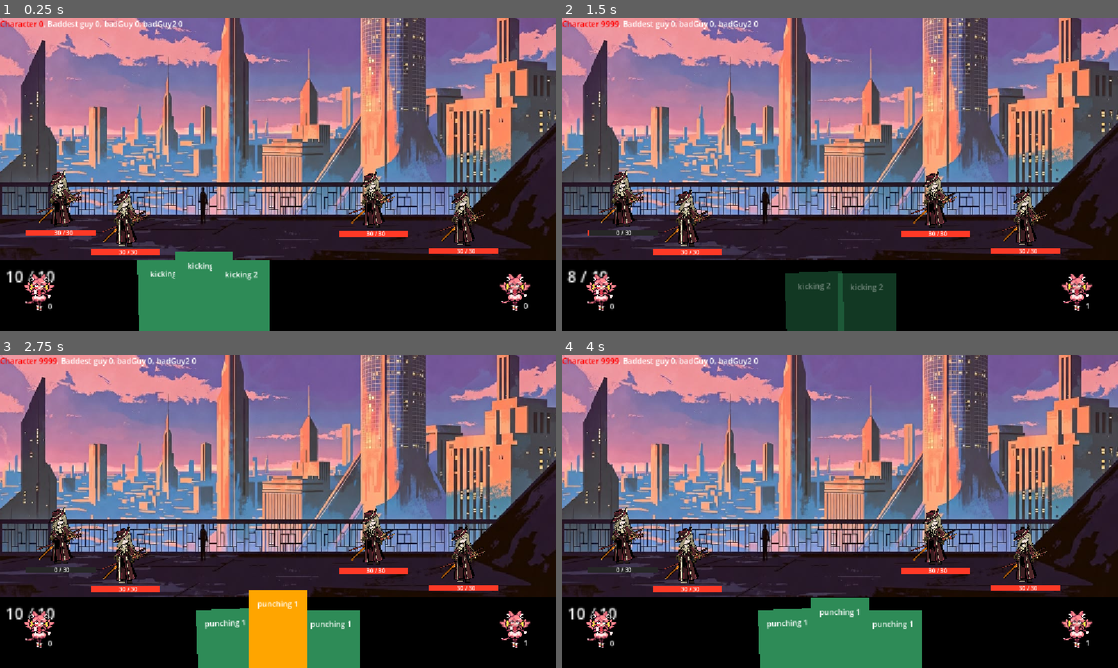
Above: before the commit, frames 1-4 (two rows, left to right).
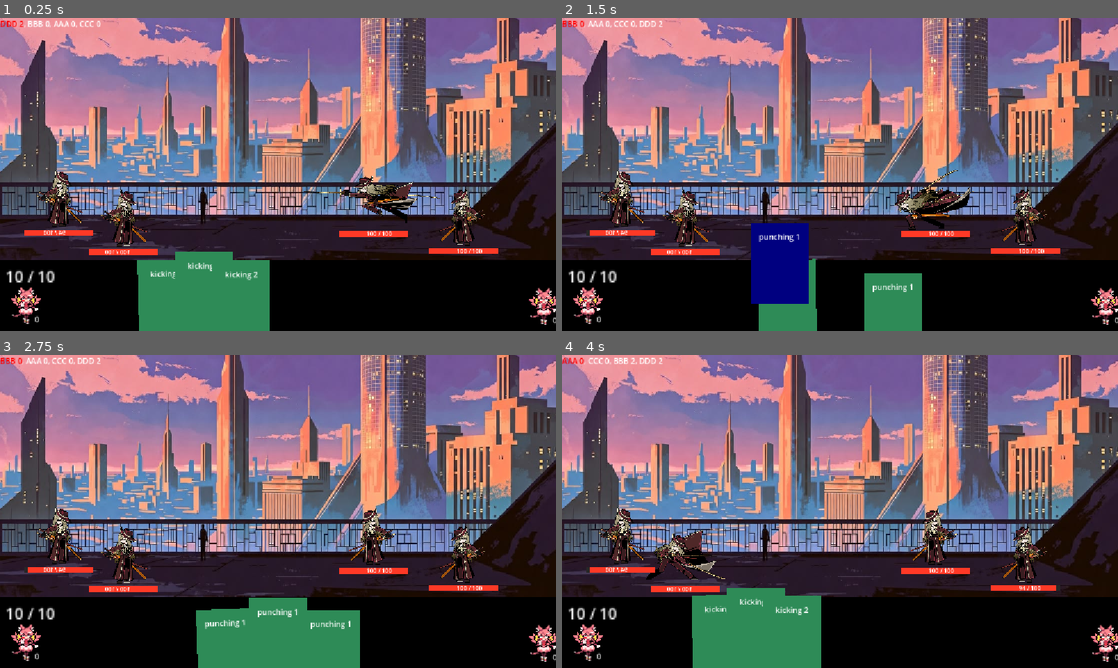
Above: after the commit, the same moments.

Repository: mewmewmyagic/card-game-main
Game: Godot game, scene res://scenes/battle/BatttleScene.tscn
Two runs of this game, one before a commit and one after it. Both use one fixed random seed, a clock stepped at 60 frames per second and the inputs below.
Inputs (mouse positions are in pixels of both pictures, inside the frame that each line leads up to):
- Up to frame 1 (0.25 s): no input
- Up to frame 2 (1.5 s): drag from (789, 312) to (623, 199) at 0.52 s; drag from (823, 309) to (623, 199) at 1.27 s
- Up to frame 3 (2.75 s): move the mouse to (278, 639) at 2.02 s; press the mouse at (278, 639) at 2.03 s
- Up to frame 4 (4 s): release the mouse at (840, 639) at 2.75 s; tap Enter at 2.75 s; drag from (895, 649) to (1023, 555) at 2.77 s; move the mouse to (1006, 558) at 3.52 s; press the mouse at (1006, 558) at 3.53 s

The runs differ from the first frame. In frame 1, 4.5% of the frame differs, in the area x 0-100%, y 0-98%; in frame 2, 12%, in the area x 0-100%, y 0-100%; in frame 3, 6.5%; in frame 4, 12%.

Commit message:
simple animation
i hope im smart enough to add project moon style bs but ill put it on hold

Diff:
--- a/Scripts/battle/battle_state.gd
+++ b/Scripts/battle/battle_state.gd
@@ -29,7 +29,7 @@
 	EventBus.card_play_requested.connect(card_play_resolver._on_player_card_play_requested)
 
 func all_combatants() -> Array[Combatant]:
-	return allies + enemies
+	return enemies + allies
 
 func opposing_team(c: Combatant) -> Array[Combatant]:
 	if c in allies:
--- a/Scripts/battle/battle_ui.gd
+++ b/Scripts/battle/battle_ui.gd
@@ -8,20 +8,32 @@
 @export var draw_pile_ui: CardPileUI
 @export var discard_pile_ui: CardPileUI
 
+#change this shit so when its enemies turn (actually, more like when its playing
+#an animation it doesnt show the ui, ala limbus
 func _ready() -> void:
-	var first_ally := battle_state.allies[0]
-	the_hand_ui.bind(first_ally.hand_pile, battle_state.card_play_resolver, battle_state.allies[0])
-	stamina_ui.bind(first_ally.stats)
+	# BattleState._ready() has already run by this point (it's earlier in the
+	# scene tree), which means turn_manager.start_round() already picked the
+	# real first combatant. Read it instead of guessing allies[0] — with a
+	# tied recovery_time=0 start, the sort has no reason to favor allies[0].
+	var starting_combatant := battle_state.turn_manager.current_turn
+	if starting_combatant == null or starting_combatant.ai_behavior != null:
+		# First turn belongs to an AI (or something went wrong) — nothing's
+		# playable yet either way, so any ally is a fine placeholder until
+		# _on_different_ally_turn_started rebinds to whoever's really up.
+		starting_combatant = battle_state.allies[0]
+
+	the_hand_ui.bind(starting_combatant.hand_pile, battle_state.card_play_resolver, starting_combatant)
+	stamina_ui.bind(starting_combatant.stats)
 	turn_ui.bind(battle_state.turn_manager)
-	draw_pile_ui.bind(first_ally.draw_pile)
-	discard_pile_ui.bind(first_ally.discard_pile)
-	# BattleUI._ready() — confirm these two lines exist:
+	draw_pile_ui.bind(starting_combatant.draw_pile)
+	discard_pile_ui.bind(starting_combatant.discard_pile)
+
 	battle_state.turn_manager.turn_started.connect(func(_c): the_hand_ui._update_interactability_ui())
 	battle_state.turn_manager.turn_ended.connect(func(_c): the_hand_ui._update_interactability_ui())
 	battle_state.turn_manager.turn_started.connect(_on_different_ally_turn_started)
 
 func _on_different_ally_turn_started(combatant: Combatant) -> void:
-	if combatant.ai_behavior != null: #if it already has ai
+	if combatant.ai_behavior != null:
 		return
 	the_hand_ui.bind(combatant.hand_pile, battle_state.card_play_resolver, combatant)
 	stamina_ui.bind(combatant.stats)
--- a/Scripts/card/card_pile/card_piles_ui.gd
+++ b/Scripts/card/card_pile/card_piles_ui.gd
@@ -4,12 +4,21 @@
 @onready var label: Label  = $CardAmmount
 var pile: CardPile
 func bind(cardPile: CardPile) -> void:
+	unbind()
 	pile = cardPile
 	pile.card_pile_size_changed.connect(_on_pile_size_changed)
 	_refresh()
+
+func unbind() -> void:
+	if pile and pile.card_pile_size_changed.is_connected(_on_pile_size_changed):
+		pile.card_pile_size_changed.disconnect(_on_pile_size_changed)
+	pile = null
 
 func _on_pile_size_changed(_count: int) -> void:
 	_refresh()
 
 func _refresh() -> void:
+	if pile == null:
+		print("card pile null in pile ui")
+		return
 	label.text = str(pile.cards.size())
--- a/Scripts/combatant/combatant.gd
+++ b/Scripts/combatant/combatant.gd
@@ -14,7 +14,8 @@
 
 @export var battle_state: BattleState
 
-@onready var sprite_2d: Sprite2D = $Sprite2D
+@export var appearance: CombatantSpriteResource
+@onready var sprite_2d: CombatantSpritePlayer = $AnimatedSprite2D
 
 @onready var stats_ui: CombatantStatsUI = $StatsUI as CombatantStatsUI
 
@@ -29,6 +30,7 @@
 	is_active_turn = false
 
 func _ready() -> void:
+	sprite_2d.bind(appearance)
 	build_deck()
 	stats = stats.create_instance()
 	stats.stats_changed.connect(_on_stats_changed)
@@ -114,6 +116,11 @@
 	im_dead.emit(self)
 
 
+func play_card_animation(card: Card) -> void:
+	if appearance == null or sprite_2d == null:
+		return
+	sprite_2d.play_animation(appearance.get_animation_for_card(card.card_name))
+
 #TODO i dont want this here bruh
 func take_ai_turn(battle: BattleState) -> void:
 	if ai_behavior == null:
--- a/Scripts/combatant/stats_combatant.gd
+++ b/Scripts/combatant/stats_combatant.gd
@@ -2,7 +2,7 @@
 class_name CombatantStats
 
 signal stamina_changed(new_stamina: int)
-
+signal recov_time_changed
 @export var cards_per_turn: int
 @export var max_stamina: int
 
@@ -23,6 +23,7 @@
 
 func set_recovery_time(value: int) -> void:
 	recovery_time += value
+	recov_time_changed.emit()
 	stats_changed.emit()
 
 func reset_recovery_time() -> void:
--- a/Scripts/combatant_characters/tourist/tourist.tres
+++ b/Scripts/combatant_characters/tourist/tourist.tres
@@ -5,5 +5,5 @@
 [resource]
 script = ExtResource("1_r7yem")
 max_stamina = 10
-max_health = 30
+max_health = 100
 metadata/_custom_type_script = "uid://nbbhc701n0jf"
--- a/Scripts/resolvers/card_play_resolver.gd
+++ b/Scripts/resolvers/card_play_resolver.gd
@@ -27,7 +27,7 @@
 		return false
 
 	context.source.stats.stamina -= context.card.stamina_cost
-
+	context.source.play_card_animation(context.card)
 
 	for effect in context.card.effects:
 		effect.execute(context)
--- a/Scripts/turnrelated/turn_manager.gd
+++ b/Scripts/turnrelated/turn_manager.gd
@@ -11,10 +11,12 @@
 var combatants: Array[Combatant] = []
 var current_turn: Combatant
 
+#currently, since round sort round directly sorts the combatants array,
 func start_round(new_combatants: Array[Combatant]) -> void:
 	combatants = new_combatants.duplicate()
-
+	combatants.shuffle()
 	for c in combatants:
+		print(c.name)
 		c.stats.reset_recovery_time()
 		c.stats.reset_stamina()
 		c.stats.reset_shield()
@@ -26,6 +28,18 @@
 func end_round() -> void:
 	print("DONE")
 	start_round(combatants)
+
+func start_turn() -> void:
+	_sort_combatant()
+	current_turn = _next_combatant()
+	current_turn._on_self_turn_started()
+
+	#for c in _active_combatants():
+		#c.stats.recovery_time -= current_turn.stats.recovery_time #this stops the recov time from diverging
+	turn_started.emit(current_turn)
+
+	if current_turn.ai_behavior:
+		current_turn.take_ai_turn(battle)
 
 func end_turn(recovery_cost: int) -> void:
 	current_turn._on_self_turn_ended()
@@ -41,26 +55,16 @@
 
 	start_turn()
 
-func start_turn() -> void:
-	current_turn = _next_combatant()
-	current_turn._on_self_turn_started()
-
-	#for c in _active_combatants():
-		#c.stats.recovery_time -= current_turn.stats.recovery_time #this stops the recov time from diverging
-	turn_started.emit(current_turn)
-
-	if current_turn.ai_behavior:
-		current_turn.take_ai_turn(battle)
-
 func _active_combatants() -> Array[Combatant]:
 	return combatants.filter(func(c): return c.can_take_turn())
 
 func _next_combatant() -> Combatant:
-	var best: Combatant = null
-	for c in _active_combatants():
-		if best == null or c.stats.recovery_time < best.stats.recovery_time:
-			best = c
-	return best
+	return _active_combatants()[0]
+
+func _sort_combatant() -> void:
+	combatants.sort_custom(func(a, b): return a.stats.recovery_time < b.stats.recovery_time)
+#func _on_recov_time_changed() -> void:
+	#combatants.sort_custom(func(a, b): return a.stats.recovery_time < b.stats.recovery_time)
 
 func _round_over() -> bool:
 	return _active_combatants().is_empty()
--- a/Scripts/turnrelated/turn_ui.gd
+++ b/Scripts/turnrelated/turn_ui.gd
@@ -4,6 +4,8 @@
 @onready var label: RichTextLabel = $Label
 var turns: Array[Combatant] = []
 var turn_manager: TurnManager
+@export var combatant_turn_icon: PackedScene
+
 func bind(turnManager: TurnManager):
 	turn_manager = turnManager
 	turn_manager.turn_started.connect(func(_c): _refresh())
@@ -14,15 +16,16 @@
 func _refresh() -> void:
 	label.bbcode_enabled = true
 	var parts: PackedStringArray = []
-	turns = turn_manager.combatants.duplicate()
+
+	var ordered := turn_manager.combatants.duplicate()
+
 	var i = 0
-	for combatant in turns:
+	for combatant in ordered:
 		if i == 0:
 			parts.append("[color=red]%s %s[/color]" % [combatant.name, combatant.stats.recovery_time])
 		else:
 			parts.append("%s %s" % [combatant.name, combatant.stats.recovery_time])
 		i += 1
 
-
 	#label.clear()
 	label.text = ", ".join(parts)
--- /dev/null
+++ b/bird_sprite_frames.tres
@@ -0,0 +1,50 @@
+[gd_resource type="SpriteFrames" format=3 uid="uid://druu3xurtnyka"]
+
+[ext_resource type="Texture2D" uid="uid://cmcoc2wqk5dvl" path="res://Textures/skill2_2.png" id="2_lqe6o"]
+[ext_resource type="Texture2D" uid="uid://5yx5q4jfn62t" path="res://Textures/skill2_3-5.png" id="3_er707"]
+[ext_resource type="Texture2D" uid="uid://0o3py4pcew0w" path="res://Textures/skill2_4-6.png" id="4_fonut"]
+[ext_resource type="Texture2D" uid="uid://wdy37o2hpyro" path="res://Textures/skill2_7.png" id="5_osina"]
+[ext_resource type="Texture2D" uid="uid://b5m5ry1nfbna" path="res://Textures/skill2_8.png" id="6_0yn1f"]
+[ext_resource type="Texture2D" uid="uid://dr7w7j7nwdsvn" path="res://Textures/skill2_9.png" id="7_rq5b1"]
+[ext_resource type="Texture2D" uid="uid://c88umxyyirnvu" path="res://Textures/skill2_10.png" id="8_qk80h"]
+[ext_resource type="Texture2D" uid="uid://4va4d6a231f8" path="res://Textures/skill2_11.png" id="9_8qevs"]
+
+[resource]
+animations = [{
+"frames": [{
+"duration": 1.0,
+"texture": ExtResource("2_lqe6o")
+}],
+"loop": 1,
+"name": &"idle",
+"speed": 5.0
+}, {
+"frames": [{
+"duration": 1.0,
+"texture": ExtResource("2_lqe6o")
+}, {
+"duration": 1.0,
+"texture": ExtResource("3_er707")
+}, {
+"duration": 1.0,
+"texture": ExtResource("4_fonut")
+}, {
+"duration": 1.0,
+"texture": ExtResource("5_osina")
+}, {
+"duration": 1.0,
+"texture": ExtResource("6_0yn1f")
+}, {
+"duration": 1.0,
+"texture": ExtResource("7_rq5b1")
+}, {
+"duration": 1.0,
+"texture": ExtResource("8_qk80h")
+}, {
+"duration": 1.0,
+"texture": ExtResource("9_8qevs")
+}],
+"loop": 0,
+"name": &"punching_anim",
+"speed": 5.0
+}]
--- /dev/null
+++ b/bird_sprite_resource.tres
@@ -0,0 +1,12 @@
+[gd_resource type="Resource" script_class="CombatantSpriteResource" format=3 uid="uid://cycsu5deravq5"]
+
+[ext_resource type="Script" uid="uid://b16ta6atwgotx" path="res://combatant_sprite_resource.gd" id="1_5wkxq"]
+[ext_resource type="SpriteFrames" uid="uid://druu3xurtnyka" path="res://bird_sprite_frames.tres" id="2_5wkxq"]
+
+[resource]
+script = ExtResource("1_5wkxq")
+sprite_frames = ExtResource("2_5wkxq")
+card_animations = {
+"punching": "punching_anim"
+}
+metadata/_custom_type_script = "uid://b16ta6atwgotx"
--- /dev/null
+++ b/combatant_sprite_player.gd
@@ -0,0 +1,24 @@
+# combatant_visual.gd
+extends AnimatedSprite2D
+class_name CombatantSpritePlayer
+
+var _default_animation: String = "idle"
+
+func bind(appearance: CombatantSpriteResource) -> void:
+	sprite_frames = appearance.sprite_frames
+	_default_animation = appearance.default_animation
+	animation_finished.connect(_on_animation_finished)
+	play(_default_animation)
+
+func play_animation(anim_name: String) -> void:
+	if sprite_frames and sprite_frames.has_animation(anim_name):
+		play(anim_name)
+	else:
+		play(_default_animation)
+
+func _on_animation_finished() -> void:
+	if animation == _default_animation:
+		return
+	if sprite_frames.get_animation_loop(animation):
+		return
+	play(_default_animation)
--- /dev/null
+++ b/combatant_sprite_resource.gd
@@ -0,0 +1,10 @@
+# combatant_appearance.gd
+class_name CombatantSpriteResource
+extends Resource
+
+@export var sprite_frames: SpriteFrames
+@export var default_animation: String = "idle"
+@export var card_animations: Dictionary = {} #key: card_name, value: animation_name
+
+func get_animation_for_card(card_name: String) -> String:
+	return card_animations.get(card_name, default_animation)
--- a/scenes/battle/BatttleScene.tscn
+++ b/scenes/battle/BatttleScene.tscn
@@ -11,6 +11,7 @@
 [ext_resource type="Script" uid="uid://yt5bgjthmi7b" path="res://Scripts/battle/battle_state.gd" id="6_q34gv"]
 [ext_resource type="Script" uid="uid://dwtw5u7l8uiv5" path="res://Scripts/card/card.gd" id="8_1u6w6"]
 [ext_resource type="Script" uid="uid://b5myvxmry6cml" path="res://Scripts/combatant_enemy/first_playable_card.gd" id="8_emfdx"]
+[ext_resource type="Resource" uid="uid://cycsu5deravq5" path="res://bird_sprite_resource.tres" id="9_2jvsm"]
 [ext_resource type="Resource" uid="uid://bwe20136aixtf" path="res://Scripts/combatant_characters/tourist/touristcards/tourist_cards/tourist_starting_deck.tres" id="10_e5few"]
 [ext_resource type="Resource" uid="uid://cfswdv2qxwe88" path="res://Scripts/combatant_characters/thug/thug_starting_deck.tres" id="10_t387n"]
 [ext_resource type="Script" uid="uid://b7gxswfche1cy" path="res://Scripts/card/card_pile/card_pile.gd" id="11_4f3f8"]
@@ -76,14 +77,14 @@
 
 [node name="BattleState" type="Node" parent="." unique_id=430576926 node_paths=PackedStringArray("allies", "enemies") groups=["battle_state"]]
 script = ExtResource("6_q34gv")
-allies = [NodePath("Character"), NodePath("Baddest guy")]
-enemies = [NodePath("badGuy"), NodePath("badGuy2")]
+allies = [NodePath("AAA"), NodePath("BBB")]
+enemies = [NodePath("CCC"), NodePath("DDD")]
 next_scene = ExtResource("3_t387n")
 metadata/_custom_type_script = "uid://yt5bgjthmi7b"
 
-[node name="Character" parent="BattleState" unique_id=1903320986 node_paths=PackedStringArray("battle_state") instance=ExtResource("4_0yjdt")]
+[node name="AAA" parent="BattleState" unique_id=1903320986 node_paths=PackedStringArray("battle_state") instance=ExtResource("4_0yjdt")]
 position = Vector2(124, 374)
-scale = Vector2(0.5, 0.5)
+scale = Vector2(-0.5, 0.5)
 stats = ExtResource("6_hvhqn")
 myname = "goodguy"
 starting_deck = ExtResource("5_17srr")
@@ -91,8 +92,9 @@
 discard_pile = SubResource("Resource_4f3f8")
 hand_pile = SubResource("Resource_c62f8")
 battle_state = NodePath("..")
+appearance = ExtResource("9_2jvsm")
 
-[node name="badGuy" parent="BattleState" unique_id=1047957331 node_paths=PackedStringArray("battle_state") instance=ExtResource("4_0yjdt")]
+[node name="CCC" parent="BattleState" unique_id=1047957331 node_paths=PackedStringArray("battle_state") instance=ExtResource("4_0yjdt")]
 position = Vector2(958, 412)
 scale = Vector2(0.5, 0.5)
 stats = ExtResource("6_hvhqn")
@@ -103,8 +105,9 @@
 discard_pile = SubResource("Resource_mv28p")
 hand_pile = SubResource("Resource_mgs5k")
 battle_state = NodePath("..")
+appearance = ExtResource("9_2jvsm")
 
-[node name="badGuy2" parent="BattleState" unique_id=491446191 node_paths=PackedStringArray("battle_state") instance=ExtResource("4_0yjdt")]
+[node name="DDD" parent="BattleState" unique_id=491446191 node_paths=PackedStringArray("battle_state") instance=ExtResource("4_0yjdt")]
 position = Vector2(771, 376)
 scale = Vector2(0.5, 0.5)
 stats = ExtResource("6_hvhqn")
@@ -115,16 +118,18 @@
 discard_pile = SubResource("Resource_mv28p")
 hand_pile = SubResource("Resource_mgs5k")
 battle_state = NodePath("..")
+appearance = ExtResource("9_2jvsm")
 
-[node name="Baddest guy" parent="BattleState" unique_id=1763858510 node_paths=PackedStringArray("battle_state") instance=ExtResource("4_0yjdt")]
+[node name="BBB" parent="BattleState" unique_id=1763858510 node_paths=PackedStringArray("battle_state") instance=ExtResource("4_0yjdt")]
 position = Vector2(258, 414)
-scale = Vector2(0.5, 0.5)
+scale = Vector2(-0.5, 0.5)
 stats = ExtResource("6_hvhqn")
 starting_deck = ExtResource("10_t387n")
 draw_pile = SubResource("Resource_ek5c4")
 discard_pile = SubResource("Resource_yhavi")
 hand_pile = SubResource("Resource_ckvm4")
 battle_state = NodePath("..")
+appearance = ExtResource("9_2jvsm")
 
 [node name="BattleUI" type="CanvasLayer" parent="." unique_id=407058147 node_paths=PackedStringArray("battle_state", "the_hand_ui", "stamina_ui", "turn_ui", "draw_pile_ui", "discard_pile_ui") groups=["ui_layer"]]
 follow_viewport_enabled = true
@@ -159,16 +164,16 @@
 offset_bottom = -648.0
 
 [node name="DrawPile" parent="BattleUI" unique_id=188438490 instance=ExtResource("15_4q0u5")]
-offset_left = 99.0
-offset_top = 585.0
-offset_right = -1026.0
-offset_bottom = -36.0
+offset_left = 72.0
+offset_top = 612.0
+offset_right = -1053.0
+offset_bottom = -9.0
 
 [node name="DiscardPile" parent="BattleUI" unique_id=91462868 instance=ExtResource("15_4q0u5")]
-offset_left = 1085.0
-offset_top = 584.0
-offset_right = -40.0
-offset_bottom = -37.0
+offset_left = 1145.0
+offset_top = 614.0
+offset_right = 20.0
+offset_bottom = -7.0
 
 [node name="Camera2D" type="Camera2D" parent="." unique_id=234212178]
 anchor_mode = 0
--- /dev/null
+++ b/scenes/turn_order_icon.gdshader
@@ -0,0 +1,18 @@
+shader_type canvas_item;
+
+void fragment() {
+    vec2 p = UV - vec2(0.5);
+
+    // Diamond equation:
+    // |x| + |y| <= 0.5
+    if (abs(p.x) + abs(p.y) > 0.5) {
+        discard;
+    }
+
+    COLOR = texture(TEXTURE, UV);
+}
+
+//void light() {
+//	// Called for every pixel for every light affecting the CanvasItem.
+//	// Uncomment to replace the default light processing function with this one.
+//}
--- /dev/null
+++ b/scenes/turn_order_icon.tscn
@@ -0,0 +1,36 @@
+[gd_scene format=3 uid="uid://cy206irxku8cg"]
+
+[node name="TurnOrderIcon" type="Control" unique_id=1361914112]
+layout_mode = 3
+anchors_preset = 0
+offset_right = 40.0
+offset_bottom = 40.0
+
+[node name="ColorRect" type="ColorRect" parent="." unique_id=480120000]
+layout_mode = 0
+offset_left = 2.000002
+offset_top = 0.9999981
+offset_right = 42.0
+offset_bottom = 41.0
+rotation = 0.7853982
+color = Color(0, 1, 1, 1)
+
+[node name="Control" type="Control" parent="." unique_id=610597555]
+anchors_preset = 0
+offset_right = 40.0
+offset_bottom = 40.0
+scale = Vector2(0.1, 0.1)
+
+[node name="TextureRect" type="TextureRect" parent="Control" unique_id=1946243634]
+layout_mode = 0
+offset_right = 426.0
+offset_bottom = 487.0
+
+[node name="Label" type="Label" parent="." unique_id=246694431]
+layout_mode = 0
+offset_left = -18.0
+offset_top = 15.0
+offset_right = 22.0
+offset_bottom = 64.0
+text = "9999
+"
--- a/scenes/ui/character.tscn
+++ b/scenes/ui/character.tscn
@@ -1,7 +1,7 @@
 [gd_scene format=3 uid="uid://dqojtyf4in0y3"]
 
 [ext_resource type="Script" uid="uid://b53k3yelplj0g" path="res://Scripts/combatant/combatant.gd" id="1_ddi1i"]
-[ext_resource type="Texture2D" uid="uid://cv6rut0k2gi5s" path="res://Textures/The_Thumb_Nursefather_-_Valencina_Idle_Sprite.png" id="2_bhuil"]
+[ext_resource type="Script" uid="uid://e2os3tigqex1" path="res://combatant_sprite_player.gd" id="2_ddi1i"]
 [ext_resource type="PackedScene" uid="uid://b1ryleahhgw4h" path="res://scenes/ui/stats_ui.tscn" id="3_gqvtd"]
 
 [sub_resource type="RectangleShape2D" id="RectangleShape2D_crx7y"]
@@ -9,9 +9,9 @@
 [node name="Character" type="Node2D" unique_id=1903320986 groups=["character"]]
 script = ExtResource("1_ddi1i")
 
-[node name="Sprite2D" type="Sprite2D" parent="." unique_id=292705466]
-scale = Vector2(0.25, 0.25)
-texture = ExtResource("2_bhuil")
+[node name="AnimatedSprite2D" type="AnimatedSprite2D" parent="." unique_id=1362894786]
+scale = Vector2(0.5, 0.5)
+script = ExtResource("2_ddi1i")
 
 [node name="StatsUI" parent="." unique_id=43148091 instance=ExtResource("3_gqvtd")]
 offset_left = -139.0
--- a/scenes/ui/turn_ui.tscn
+++ b/scenes/ui/turn_ui.tscn
@@ -1,6 +1,7 @@
 [gd_scene format=3 uid="uid://dwsjgd3bmp76l"]
 
-[ext_resource type="Script" uid="uid://cjlocxsykvcko" path="res://turn_ui.gd" id="1_ktdfj"]
+[ext_resource type="Script" uid="uid://cjlocxsykvcko" path="res://Scripts/turnrelated/turn_ui.gd" id="1_ktdfj"]
+[ext_resource type="PackedScene" uid="uid://cy206irxku8cg" path="res://scenes/turn_order_icon.tscn" id="2_uwjn3"]
 
 [node name="turn_ui" type="Control" unique_id=1005858877]
 layout_mode = 3
@@ -10,8 +11,15 @@
 grow_horizontal = 2
 grow_vertical = 2
 script = ExtResource("1_ktdfj")
+combatant_turn_icon = ExtResource("2_uwjn3")
 
 [node name="Label" type="RichTextLabel" parent="." unique_id=1079749188]
 layout_mode = 0
 offset_right = 1153.0
 offset_bottom = 26.0
+
+[node name="HBoxContainer" type="HBoxContainer" parent="." unique_id=629926639]
+layout_mode = 0
+offset_right = 40.0
+offset_bottom = 40.0
+scale = Vector2(10.843625, 1.6256468)
Binary file added: Textures/skill2_10.png
Not shown, added: Textures/skill2_10.png.import
Binary file added: Textures/skill2_11.png
Not shown, added: Textures/skill2_11.png.import
Binary file added: Textures/skill2_2.png
Not shown, added: Textures/skill2_2.png.import
Binary file added: Textures/skill2_3-5.png
Not shown, added: Textures/skill2_3-5.png.import
Binary file added: Textures/skill2_4-6.png
Not shown, added: Textures/skill2_4-6.png.import
Binary file added: Textures/skill2_7.png
Not shown, added: Textures/skill2_7.png.import
(and 7 more such lines)
